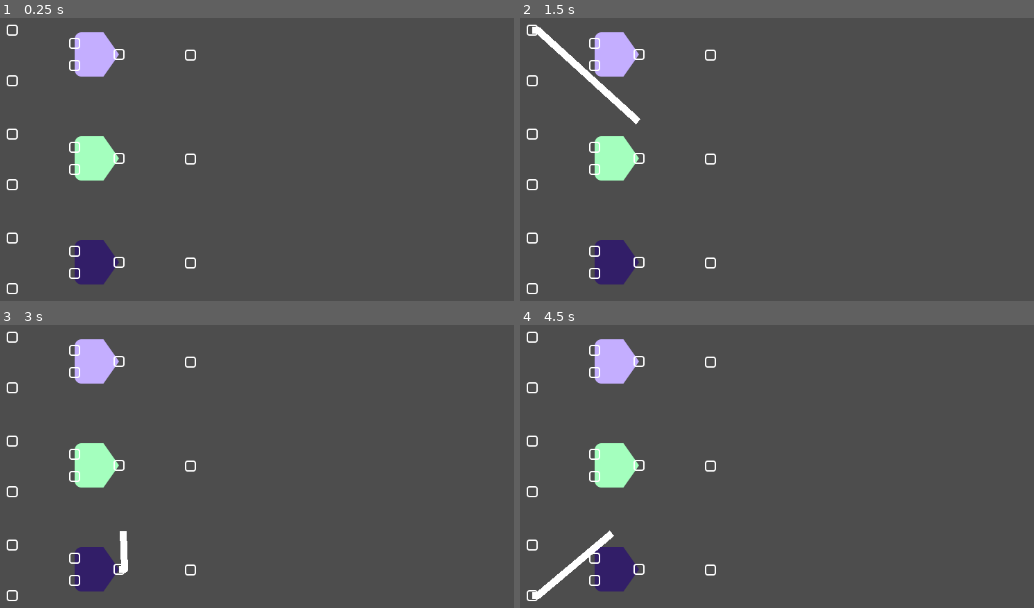
Above: before the commit, frames 1-4 (two rows, left to right).
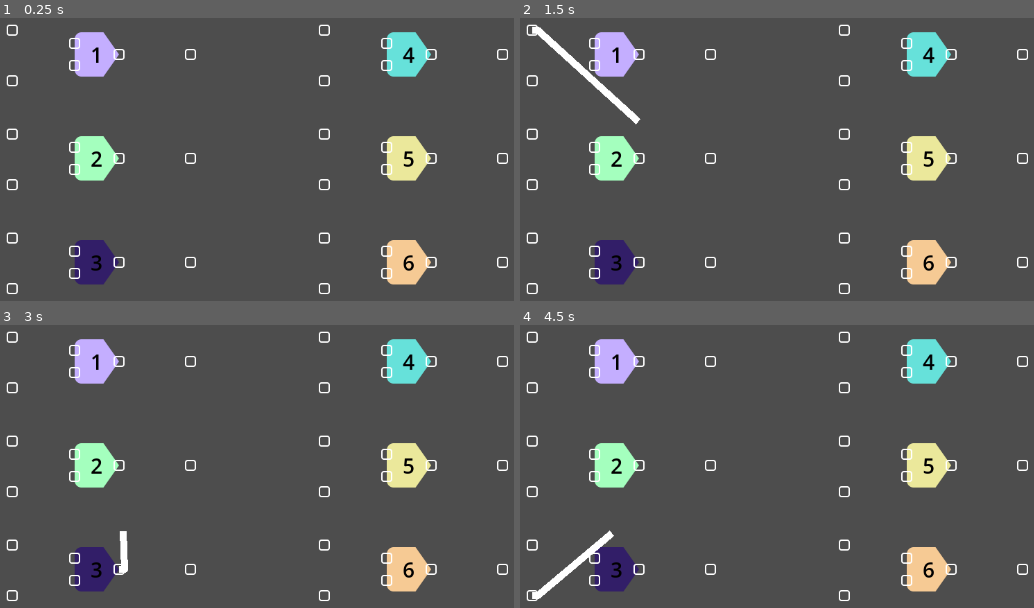
Above: after the commit, the same moments.

Repository: CUGG-2025-Puzzlers/detective-shrimp
Game: Godot game, scene res://scenes/casette_puzzle/gate_tests.tscn
Same seed, same stepped clock (60 frames per second), same inputs: the game is played once before the commit and once after it. This scene is started directly instead of the project's main scene.
Inputs (mouse positions are in pixels of both pictures, inside the frame that each line leads up to):
- Up to frame 1 (0.25 s): no input
- Up to frame 2 (1.5 s): tap Enter at 0.5 s; drag from (638, 54) to (972, 117) at 0.52 s; drag from (530, 29) to (outside the picture) at 1.27 s
- Up to frame 3 (3 s): move the mouse to (10, 387) at 2.02 s; click (10, 387) at 2.17 s; tap Space at 2.75 s; drag from (118, 568) to (133, 455) at 2.77 s
- Up to frame 4 (4.5 s): drag from (530, 545) to (931, 520) at 3.52 s; drag from (530, 596) to (771, 409) at 4.27 s

The runs differ from the first frame. In frame 1, 4.3% of the frame differs, in the area x 17-99%, y 2-98%; in frame 2, 4.3%; in frame 3, 4.3%; in frame 4, 4.3%.

Commit message:
Created NOR, XOR, and XNOR gates

Diff:
--- a/scenes/casette_puzzle/gate_tests.tscn
+++ b/scenes/casette_puzzle/gate_tests.tscn
@@ -1,10 +1,13 @@
-[gd_scene load_steps=6 format=3 uid="uid://dmqincd4yvheb"]
+[gd_scene load_steps=9 format=3 uid="uid://dmqincd4yvheb"]
 
 [ext_resource type="PackedScene" uid="uid://6irm70cy4miu" path="res://scenes/casette_puzzle/and_gate.tscn" id="1_icp3b"]
 [ext_resource type="PackedScene" uid="uid://d3h5vir0t0o3f" path="res://scenes/casette_puzzle/wire.tscn" id="2_x2hrl"]
 [ext_resource type="PackedScene" uid="uid://d1r8sisc3ep03" path="res://scenes/casette_puzzle/gate_input.tscn" id="3_3hsje"]
 [ext_resource type="PackedScene" uid="uid://bdv0ahcvmixa6" path="res://scenes/casette_puzzle/nand_gate.tscn" id="4_3hsje"]
 [ext_resource type="PackedScene" uid="uid://u6t6nj04n00i" path="res://scenes/casette_puzzle/or_gate.tscn" id="4_x2hrl"]
+[ext_resource type="PackedScene" uid="uid://cb8ou2h3t2tol" path="res://scenes/casette_puzzle/nor_gate.tscn" id="6_5r0jm"]
+[ext_resource type="PackedScene" uid="uid://cyi8enbwjas5f" path="res://scenes/casette_puzzle/xor_gate.tscn" id="7_nv61p"]
+[ext_resource type="PackedScene" uid="uid://bt327g5yqnw88" path="res://scenes/casette_puzzle/xnor_gate.tscn" id="8_uec5i"]
 
 [node name="Gate Tests" type="Node2D"]
 
@@ -18,6 +21,19 @@
 offset_bottom = 75.0
 metadata/_edit_use_anchors_ = true
 
+[node name="Label" type="Label" parent="AND Test/AND Gate"]
+layout_mode = 1
+anchors_preset = 15
+anchor_right = 1.0
+anchor_bottom = 1.0
+grow_horizontal = 2
+grow_vertical = 2
+theme_override_colors/font_color = Color(0, 0, 0, 1)
+theme_override_font_sizes/font_size = 30
+text = "1"
+horizontal_alignment = 1
+vertical_alignment = 1
+
 [node name="Wire" parent="AND Test" instance=ExtResource("2_x2hrl")]
 metadata/_edit_use_anchors_ = true
 
@@ -28,9 +44,9 @@
 
 [node name="Gate Input" parent="AND Test" instance=ExtResource("3_3hsje")]
 offset_left = 257.0
-offset_top = 36.0
-offset_right = 273.0
-offset_bottom = 52.0
+offset_top = 35.0
+offset_right = 273.0
+offset_bottom = 51.0
 metadata/_edit_use_anchors_ = true
 
 [node name="NAND Test" type="Node2D" parent="."]
@@ -42,6 +58,19 @@
 offset_right = 162.0
 offset_bottom = 75.0
 
+[node name="Label3" type="Label" parent="NAND Test/NAND Gate"]
+layout_mode = 1
+anchors_preset = 15
+anchor_right = 1.0
+anchor_bottom = 1.0
+grow_horizontal = 2
+grow_vertical = 2
+theme_override_colors/font_color = Color(0, 0, 0, 1)
+theme_override_font_sizes/font_size = 30
+text = "3"
+horizontal_alignment = 1
+vertical_alignment = 1
+
 [node name="Wire" parent="NAND Test" instance=ExtResource("2_x2hrl")]
 metadata/_edit_use_anchors_ = true
 
@@ -52,9 +81,9 @@
 
 [node name="Gate Input" parent="NAND Test" instance=ExtResource("3_3hsje")]
 offset_left = 257.0
-offset_top = 36.0
-offset_right = 273.0
-offset_bottom = 52.0
+offset_top = 35.0
+offset_right = 273.0
+offset_bottom = 51.0
 metadata/_edit_use_anchors_ = true
 
 [node name="OR Test" type="Node2D" parent="."]
@@ -66,6 +95,19 @@
 offset_right = 162.0
 offset_bottom = 75.0
 
+[node name="Label2" type="Label" parent="OR Test/OR Gate"]
+layout_mode = 1
+anchors_preset = 15
+anchor_right = 1.0
+anchor_bottom = 1.0
+grow_horizontal = 2
+grow_vertical = 2
+theme_override_colors/font_color = Color(0, 0, 0, 1)
+theme_override_font_sizes/font_size = 30
+text = "2"
+horizontal_alignment = 1
+vertical_alignment = 1
+
 [node name="Wire" parent="OR Test" instance=ExtResource("2_x2hrl")]
 metadata/_edit_use_anchors_ = true
 
@@ -76,7 +118,118 @@
 
 [node name="Gate Input" parent="OR Test" instance=ExtResource("3_3hsje")]
 offset_left = 257.0
-offset_top = 36.0
-offset_right = 273.0
-offset_bottom = 52.0
-metadata/_edit_use_anchors_ = true
+offset_top = 35.0
+offset_right = 273.0
+offset_bottom = 51.0
+metadata/_edit_use_anchors_ = true
+
+[node name="NOR Test" type="Node2D" parent="."]
+position = Vector2(500, 50)
+
+[node name="NOR Gate" parent="NOR Test" instance=ExtResource("6_5r0jm")]
+offset_left = 98.0
+offset_top = 11.0
+offset_right = 162.0
+offset_bottom = 75.0
+
+[node name="Label4" type="Label" parent="NOR Test/NOR Gate"]
+layout_mode = 1
+anchors_preset = 15
+anchor_right = 1.0
+anchor_bottom = 1.0
+grow_horizontal = 2
+grow_vertical = 2
+theme_override_colors/font_color = Color(0, 0, 0, 1)
+theme_override_font_sizes/font_size = 30
+text = "4"
+horizontal_alignment = 1
+vertical_alignment = 1
+
+[node name="Wire" parent="NOR Test" instance=ExtResource("2_x2hrl")]
+metadata/_edit_use_anchors_ = true
+
+[node name="Wire2" parent="NOR Test" instance=ExtResource("2_x2hrl")]
+offset_top = 73.0
+offset_bottom = 89.0
+metadata/_edit_use_anchors_ = true
+
+[node name="Gate Input" parent="NOR Test" instance=ExtResource("3_3hsje")]
+offset_left = 257.0
+offset_top = 35.0
+offset_right = 273.0
+offset_bottom = 51.0
+metadata/_edit_use_anchors_ = true
+
+[node name="XOR Test" type="Node2D" parent="."]
+position = Vector2(500, 200)
+
+[node name="XOR Gate" parent="XOR Test" instance=ExtResource("7_nv61p")]
+offset_left = 98.0
+offset_top = 11.0
+offset_right = 162.0
+offset_bottom = 75.0
+
+[node name="Label5" type="Label" parent="XOR Test/XOR Gate"]
+layout_mode = 1
+anchors_preset = 15
+anchor_right = 1.0
+anchor_bottom = 1.0
+grow_horizontal = 2
+grow_vertical = 2
+theme_override_colors/font_color = Color(0, 0, 0, 1)
+theme_override_font_sizes/font_size = 30
+text = "5"
+horizontal_alignment = 1
+vertical_alignment = 1
+
+[node name="Wire" parent="XOR Test" instance=ExtResource("2_x2hrl")]
+metadata/_edit_use_anchors_ = true
+
+[node name="Wire2" parent="XOR Test" instance=ExtResource("2_x2hrl")]
+offset_top = 73.0
+offset_bottom = 89.0
+metadata/_edit_use_anchors_ = true
+
+[node name="Gate Input" parent="XOR Test" instance=ExtResource("3_3hsje")]
+offset_left = 257.0
+offset_top = 35.0
+offset_right = 273.0
+offset_bottom = 51.0
+metadata/_edit_use_anchors_ = true
+
+[node name="XNOR Test2" type="Node2D" parent="."]
+position = Vector2(500, 350)
+
+[node name="XNOR Gate" parent="XNOR Test2" instance=ExtResource("8_uec5i")]
+offset_left = 98.0
+offset_top = 11.0
+offset_right = 162.0
+offset_bottom = 75.0
+
+[node name="Label6" type="Label" parent="XNOR Test2/XNOR Gate"]
+layout_mode = 1
+anchors_preset = 15
+anchor_right = 1.0
+anchor_bottom = 1.0
+grow_horizontal = 2
+grow_vertical = 2
+theme_override_colors/font_color = Color(0, 0, 0, 1)
+theme_override_font_sizes/font_size = 30
+text = "6"
+horizontal_alignment = 1
+vertical_alignment = 1
+
+[node name="Wire" parent="XNOR Test2" instance=ExtResource("2_x2hrl")]
+metadata/_edit_use_anchors_ = true
+
+[node name="Wire2" parent="XNOR Test2" instance=ExtResource("2_x2hrl")]
+offset_top = 73.0
+offset_bottom = 89.0
+metadata/_edit_use_anchors_ = true
+
+[node name="Gate Input" parent="XNOR Test2" instance=ExtResource("3_3hsje")]
+offset_left = 257.0
+offset_top = 35.0
+offset_right = 273.0
+offset_bottom = 51.0
+metadata/_edit_use_anchors_ = true
--- /dev/null
+++ b/scenes/casette_puzzle/nor_gate.tscn
@@ -0,0 +1,44 @@
+[gd_scene load_steps=5 format=3 uid="uid://cb8ou2h3t2tol"]
+
+[ext_resource type="Texture2D" uid="uid://b01tl21uouprl" path="res://textures/gate_shape_1.png" id="1_htn8q"]
+[ext_resource type="Script" uid="uid://ceje0xtlop5lg" path="res://scripts/casette_puzzle/nor_gate.gd" id="2_htn8q"]
+[ext_resource type="PackedScene" uid="uid://d1r8sisc3ep03" path="res://scenes/casette_puzzle/gate_input.tscn" id="3_tc5bv"]
+[ext_resource type="PackedScene" uid="uid://d3h5vir0t0o3f" path="res://scenes/casette_puzzle/wire.tscn" id="4_cxwxy"]
+
+[node name="NOR Gate" type="TextureRect" node_paths=PackedStringArray("inputs", "output")]
+self_modulate = Color(0.4, 0.88235295, 0.85490197, 1)
+offset_right = 40.0
+offset_bottom = 40.0
+texture = ExtResource("1_htn8q")
+script = ExtResource("2_htn8q")
+inputs = [NodePath("Gate Input"), NodePath("Gate Input2")]
+output = NodePath("Wire")
+
+[node name="Gate Input" parent="." instance=ExtResource("3_tc5bv")]
+layout_mode = 0
+offset_left = -8.0
+offset_top = 8.0
+offset_right = 8.0
+offset_bottom = 24.0
+
+[node name="Gate Input2" parent="." instance=ExtResource("3_tc5bv")]
+layout_mode = 0
+offset_left = -8.0
+offset_top = 40.0
+offset_right = 8.0
+offset_bottom = 56.0
+
+[node name="Wire" parent="." instance=ExtResource("4_cxwxy")]
+layout_mode = 1
+anchors_preset = 6
+anchor_left = 1.0
+anchor_top = 0.5
+anchor_right = 1.0
+anchor_bottom = 0.5
+offset_left = -8.0
+offset_top = -8.0
+offset_right = 8.0
+offset_bottom = 8.0
+grow_horizontal = 0
+grow_vertical = 2
+pivot_offset = Vector2(8, 8)
--- /dev/null
+++ b/scenes/casette_puzzle/xnor_gate.tscn
@@ -0,0 +1,44 @@
+[gd_scene load_steps=5 format=3 uid="uid://bt327g5yqnw88"]
+
+[ext_resource type="Texture2D" uid="uid://b01tl21uouprl" path="res://textures/gate_shape_1.png" id="1_cfkxw"]
+[ext_resource type="Script" uid="uid://d0y2658pos88o" path="res://scripts/casette_puzzle/xnor_gate.gd" id="2_cfkxw"]
+[ext_resource type="PackedScene" uid="uid://d1r8sisc3ep03" path="res://scenes/casette_puzzle/gate_input.tscn" id="3_khr47"]
+[ext_resource type="PackedScene" uid="uid://d3h5vir0t0o3f" path="res://scenes/casette_puzzle/wire.tscn" id="4_mx26a"]
+
+[node name="XNOR Gate" type="TextureRect" node_paths=PackedStringArray("inputs", "output")]
+self_modulate = Color(0.9647059, 0.7921569, 0.5803922, 1)
+offset_right = 40.0
+offset_bottom = 40.0
+texture = ExtResource("1_cfkxw")
+script = ExtResource("2_cfkxw")
+inputs = [NodePath("Gate Input"), NodePath("Gate Input2")]
+output = NodePath("Wire")
+
+[node name="Gate Input" parent="." instance=ExtResource("3_khr47")]
+layout_mode = 0
+offset_left = -8.0
+offset_top = 8.0
+offset_right = 8.0
+offset_bottom = 24.0
+
+[node name="Gate Input2" parent="." instance=ExtResource("3_khr47")]
+layout_mode = 0
+offset_left = -8.0
+offset_top = 40.0
+offset_right = 8.0
+offset_bottom = 56.0
+
+[node name="Wire" parent="." instance=ExtResource("4_mx26a")]
+layout_mode = 1
+anchors_preset = 6
+anchor_left = 1.0
+anchor_top = 0.5
+anchor_right = 1.0
+anchor_bottom = 0.5
+offset_left = -8.0
+offset_top = -8.0
+offset_right = 8.0
+offset_bottom = 8.0
+grow_horizontal = 0
+grow_vertical = 2
+pivot_offset = Vector2(8, 8)
--- /dev/null
+++ b/scenes/casette_puzzle/xor_gate.tscn
@@ -0,0 +1,44 @@
+[gd_scene load_steps=5 format=3 uid="uid://cyi8enbwjas5f"]
+
+[ext_resource type="Texture2D" uid="uid://b01tl21uouprl" path="res://textures/gate_shape_1.png" id="1_u1u31"]
+[ext_resource type="Script" uid="uid://drv16e6c6fmws" path="res://scripts/casette_puzzle/xor_gate.gd" id="2_u1u31"]
+[ext_resource type="PackedScene" uid="uid://d1r8sisc3ep03" path="res://scenes/casette_puzzle/gate_input.tscn" id="3_1cf5o"]
+[ext_resource type="PackedScene" uid="uid://d3h5vir0t0o3f" path="res://scenes/casette_puzzle/wire.tscn" id="4_jwlv0"]
+
+[node name="XOR Gate" type="TextureRect" node_paths=PackedStringArray("inputs", "output")]
+self_modulate = Color(0.92156863, 0.9098039, 0.60784316, 1)
+offset_right = 40.0
+offset_bottom = 40.0
+texture = ExtResource("1_u1u31")
+script = ExtResource("2_u1u31")
+inputs = [NodePath("Gate Input"), NodePath("Gate Input2")]
+output = NodePath("Wire")
+
+[node name="Gate Input" parent="." instance=ExtResource("3_1cf5o")]
+layout_mode = 0
+offset_left = -8.0
+offset_top = 8.0
+offset_right = 8.0
+offset_bottom = 24.0
+
+[node name="Gate Input2" parent="." instance=ExtResource("3_1cf5o")]
+layout_mode = 0
+offset_left = -8.0
+offset_top = 40.0
+offset_right = 8.0
+offset_bottom = 56.0
+
+[node name="Wire" parent="." instance=ExtResource("4_jwlv0")]
+layout_mode = 1
+anchors_preset = 6
+anchor_left = 1.0
+anchor_top = 0.5
+anchor_right = 1.0
+anchor_bottom = 0.5
+offset_left = -8.0
+offset_top = -8.0
+offset_right = 8.0
+offset_bottom = 8.0
+grow_horizontal = 0
+grow_vertical = 2
+pivot_offset = Vector2(8, 8)
--- /dev/null
+++ b/scripts/casette_puzzle/nor_gate.gd
@@ -0,0 +1,18 @@
+class_name NorGate
+extends Gate
+
+# Evaluates the NOR gate
+func evaluate() -> void:
+	# Nullifies output if any null inputs
+	if has_null_connection():
+		output.change_state(null)
+		return
+
+	# Checks for any on connections
+	for input in inputs:
+		if input.wire.state:
+			output.change_state(false)
+			return
+
+	# No on connections, set output to on
+	output.change_state(true)
--- /dev/null
+++ b/scripts/casette_puzzle/xnor_gate.gd
@@ -0,0 +1,18 @@
+class_name XnorGate
+extends Gate
+
+# Evaluates the XNOR gate
+func evaluate() -> void:
+	# Nullifies output if any null inputs
+	if has_null_connection():
+		output.change_state(null)
+		return
+
+	# Counts on connections
+	var on_count = 0
+	for input in inputs:
+		if input.wire.state:
+			on_count += 1
+
+	# Set output to on if count was even
+	output.change_state(on_count % 2 == 0)
--- /dev/null
+++ b/scripts/casette_puzzle/xor_gate.gd
@@ -0,0 +1,18 @@
+class_name XorGate
+extends Gate
+
+# Evaluates the XNOR gate
+func evaluate() -> void:
+	# Nullifies output if any null inputs
+	if has_null_connection():
+		output.change_state(null)
+		return
+
+	# Counts on connections
+	var on_count = 0
+	for input in inputs:
+		if input.wire.state:
+			on_count += 1
+
+	# Set output to on if count was odd
+	output.change_state(on_count % 2 == 1)
Not shown, added: scripts/casette_puzzle/nor_gate.gd.uid
Not shown, added: scripts/casette_puzzle/xnor_gate.gd.uid
Not shown, added: scripts/casette_puzzle/xor_gate.gd.uid
